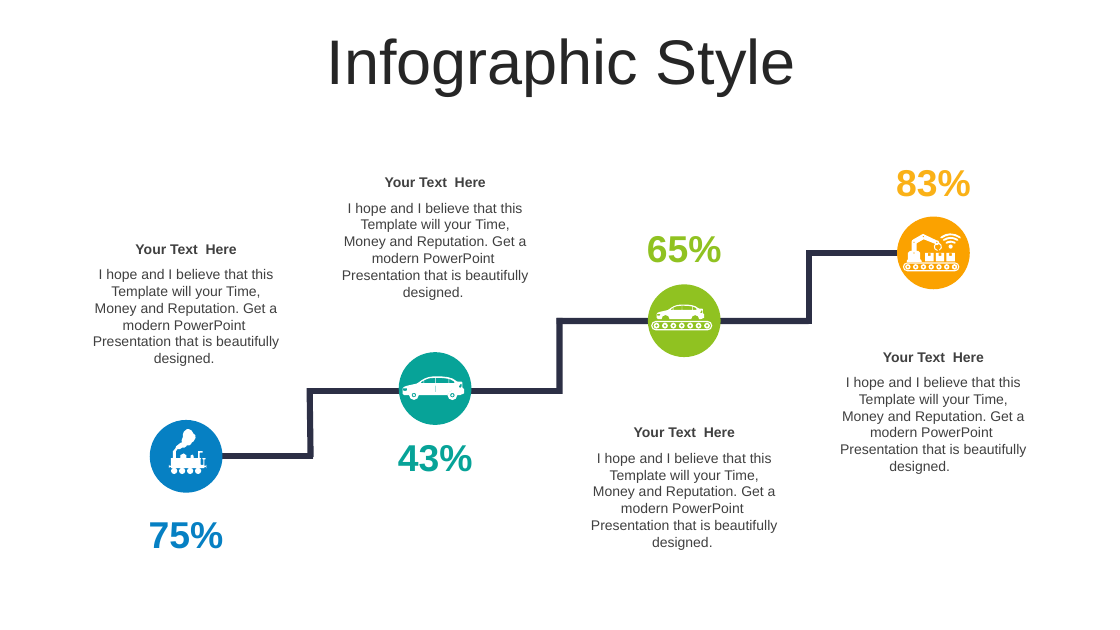
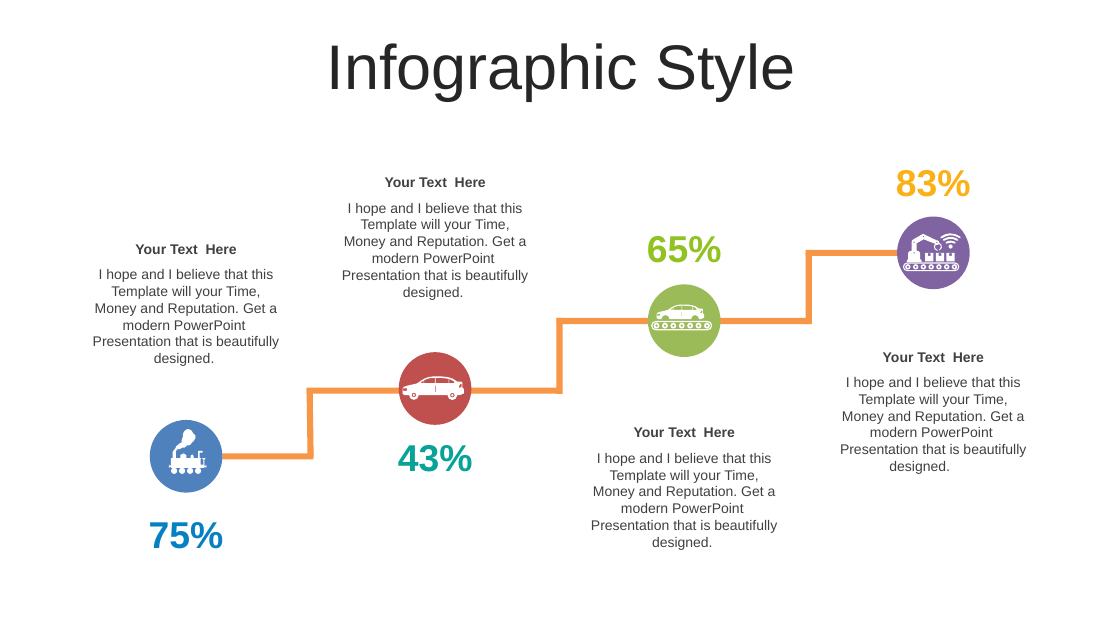
Before and after one commit to thanhlongvl/sportdemo, a slide deck: slide 42 of industry 4.0-Revolution-PowerPoint-Templates.pptx (slide 40 before the commit). Drawn at 1120x630 pixels with LibreOffice and Linux fonts; fonts in the diff are those of the drawing. Boxes give left, top, right and bottom in pixels: in the first picture for what was removed or moved away, otherwise in the second. Text is boxed around its words. In the diff, an @@ line names an element or a change of style, - is before the commit and + after.

```diff
--- a/industry 4.0-Revolution-PowerPoint-Templates.pptx
+++ b/industry 4.0-Revolution-PowerPoint-Templates.pptx
@@ text "Infographic Style" at <box>327,43,796,101</box>: line spacing 0.9 to 1; less space between paragraphs @@
@@ ellipse at <box>897,217,970,290</box>: fill #FBA200 to #8064A2 @@
@@ line (897, 253) - (806, 253): stroke #2C2F45 5.25 pt to #F79646 5.24 pt @@
@@ line (809, 253) - (809, 324): stroke #2C2F45 5.25 pt to #F79646 5.24 pt @@
@@ ellipse at <box>648,285,721,358</box>: fill #90C221 to #9BBB59 @@
@@ line (557, 321) - (809, 321): stroke #2C2F45 5.25 pt to #F79646 5.24 pt @@
@@ line (560, 318) - (560, 394): stroke #2C2F45 5.25 pt to #F79646 5.24 pt @@
@@ ellipse at <box>399,352,472,425</box>: fill #07A398 to #C0504D @@
@@ line (310, 388) - (311, 457): stroke #2C2F45 5.25 pt to #F79646 5.24 pt @@
@@ line (560, 391) - (307, 391): stroke #2C2F45 5.25 pt to #F79646 5.24 pt @@
@@ ellipse at <box>150,420,223,493</box>: fill #0680C3 to #4F81BD @@
@@ outline redrawn in 11 elements at <box>657,305,705,319</box>, <box>651,321,712,330</box>, <box>907,234,942,262</box>, <box>940,234,961,249</box>, <box>402,376,464,400</box>, <box>169,429,207,468</box>, <box>903,262,960,271</box>, <box>171,468,177,474</box>, <box>179,468,185,474</box>, <box>187,468,193,474</box>, <box>195,468,201,474</box> @@
@@ line (313, 456) - (223, 456): stroke #2C2F45 5.25 pt to #F79646 5.24 pt @@
```
Also in this commit, not shown: 46 other slides changed, 3 slides added, 1 slide removed, 1 other file.
